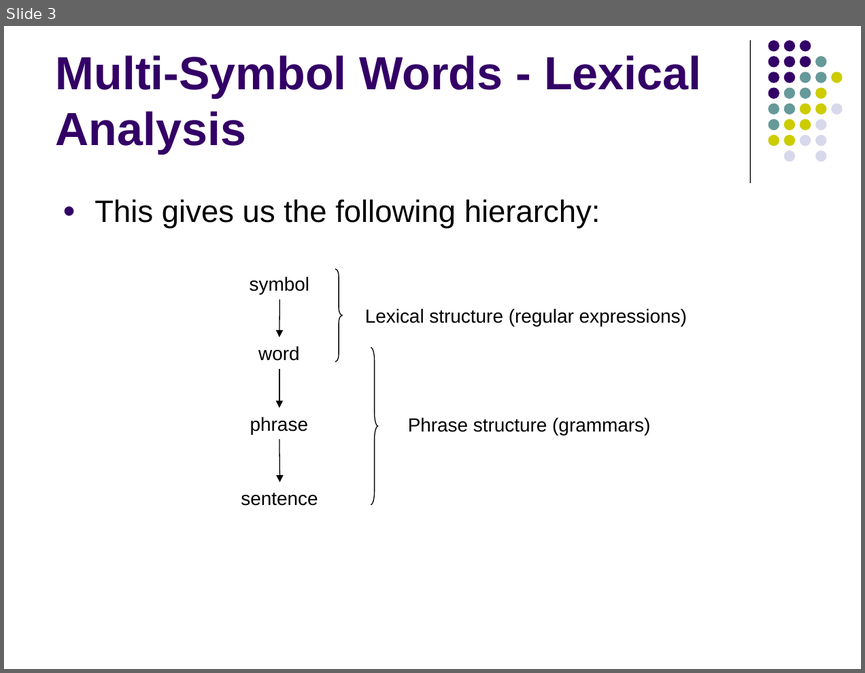
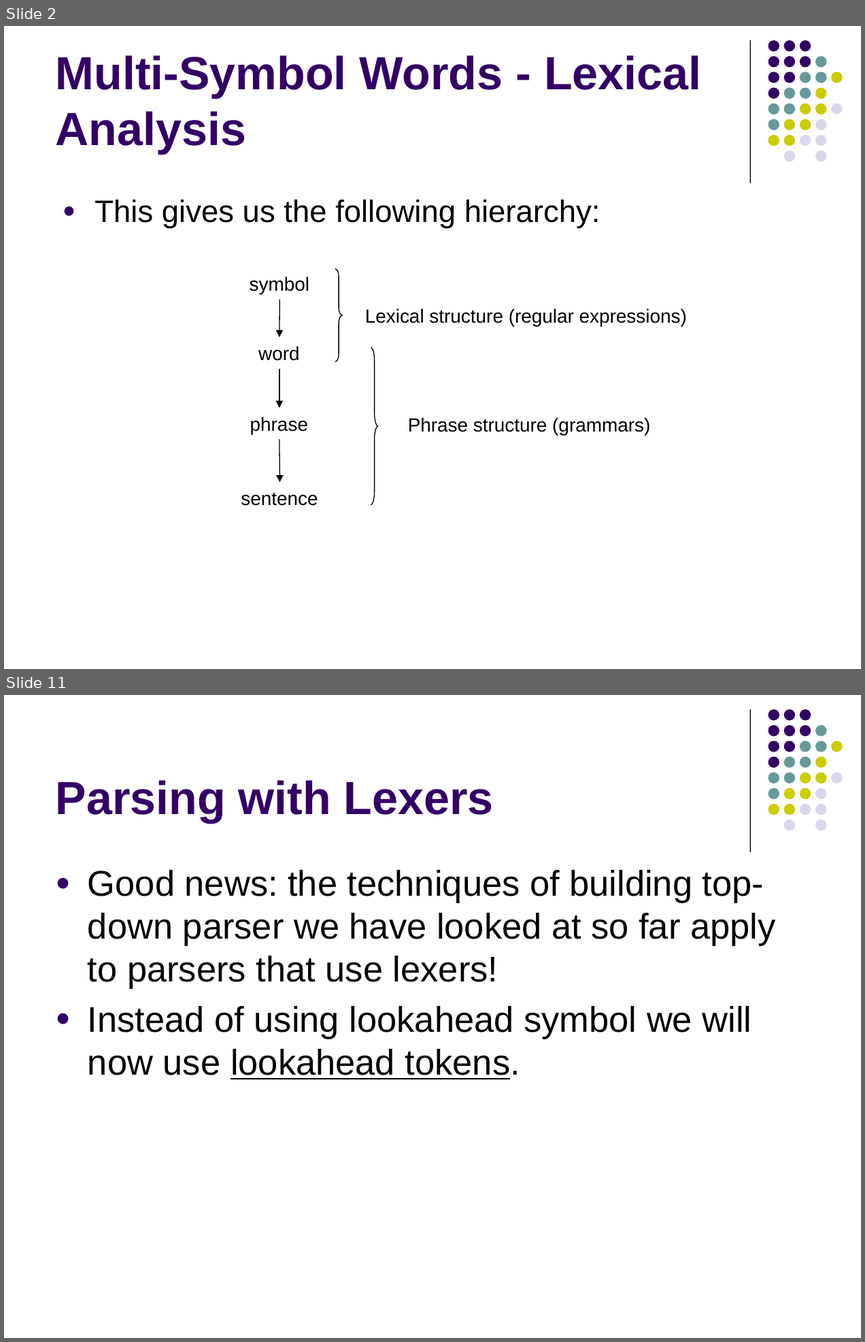
Before and after one commit to lutzhamel/CSC402, a slide deck: notes/csc402-ln004.pptx. Shown one above the other, each under a label of ours: slide 3 before the commit, slides 2 and 11 after it; the slides between them are not shown. The pictures are 865x673 and 865x1342 pixels, drawn with LibreOffice and Linux fonts; fonts in the diff are those of the drawing. Boxes give left, top, right and bottom in pixels: in the first picture for what was removed or moved away, otherwise in the second. Text is boxed around its words. In the diff, an @@ line names an element or a change of style, - is before the commit and + after.

```diff
--- a/notes/csc402-ln004.pptx
+++ b/notes/csc402-ln004.pptx
@@ slide 11 added at [4, 695, 861, 1338], background #FFFFFF; not listed: 32 template elements that a slide beside it also shows @@
@@ title added at [56, 780, 494, 823], 39 pt, text #330066, bold @@
+Parsing with Lexers
@@ text added at [88, 870, 775, 1079], 30 pt, text #000000 @@
+● Good news: the techniques of building top-down parser we have looked at so far apply to parsers that use lexers!
+● Instead of using lookahead symbol we will now use lookahead tokens.
@@ what was slide 3 is now slide 2 @@
```
Also in this commit, not shown: 3 slides changed, 11 other slides added, 31 slides removed, 2 other files.
